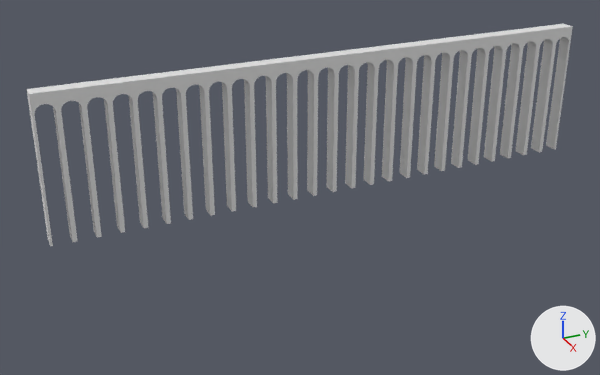
The Blender file assets/models/arch.blend: old version first, new version second.
Rendered twice from a 50 mm camera at (307.0, -34.0, 157.0) aimed at (-4.0, 106.0, 2.0). Lighting does not change. The marker at lower right points along +X, +Y and +Z. The picture after the commit comes second.

Objects in the first picture: 'Cube-col'.
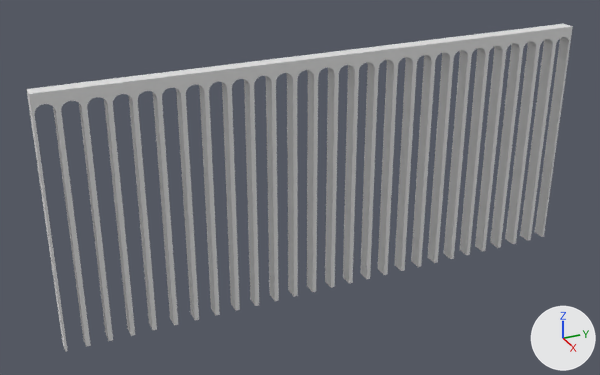
Location of each change, [x1, y1, x2, y2] in pixels of the pictures (600 x 375 px; the box of a moved part takes in the faces that stretch with it):
'Cube-col', reshaped (48% taller)
    before: [27, 24, 573, 246]
    after: [27, 24, 573, 352]
part 1 of me_cube_002, moved or reshaped
    before: [48, 143, 556, 246]
    after: [48, 143, 556, 352]

The change in detail:
me_cube_002 is used by ob_cube_col; location (0.0, 0.0, 0.0).
Before the commit, vertices of me_cube_002: 0 (-3.2, -4.8, 0.0) at pixel (47, 239), 2 (-3.2, 4.8, 0.0), 4 (3.2, -4.8, 0.0) at pixel (50, 246), 6 (3.2, 4.8, 0.0) at pixel (75, 241), 15 (-3.2, -3.8, 0.0).
Before the commit, vertices of me_cube_002: 17 (-3.2, 3.8, 0.0) at pixel (69, 235), 26 (3.2, -3.8, 0.0) at pixel (52, 245), 29 (3.2, 3.8, 0.0) at pixel (72, 242).
me_cube_002 had 30 vertices, 17 faces and spanned x -3.2..3.2, y -4.8..4.8, z 0.0..62.8.
me_cube_002 now has 30 vertices, 17 faces and spans x -3.2..3.2, y -4.8..4.8, z -50.0..62.8.
Part 1, on me_cube_002:
Vertices 0, 2, 4, 6, 15, 17, 26, 29 of me_cube_002 move by (0.0, 0.0, -50.0).
